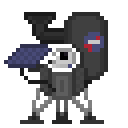
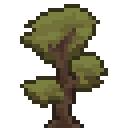
Layer changes from the first 128x128 image to the second:
removed layer "Layer 10" over bbox(4, 12, 108, 124)
showed "Layer 2", painted on it over bbox(20, 4, 108, 128)
